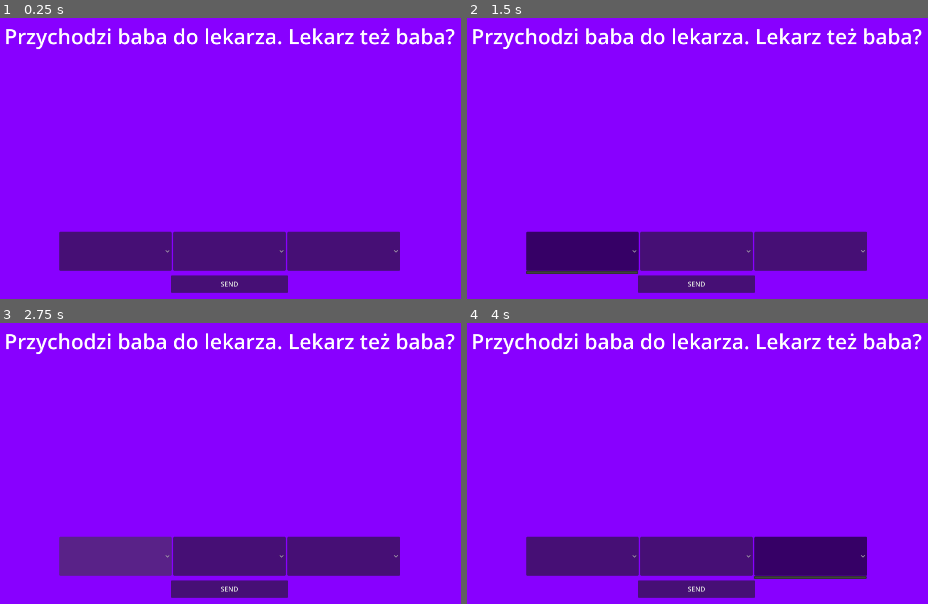
Above: before the commit, frames 1-4 (two rows, left to right).
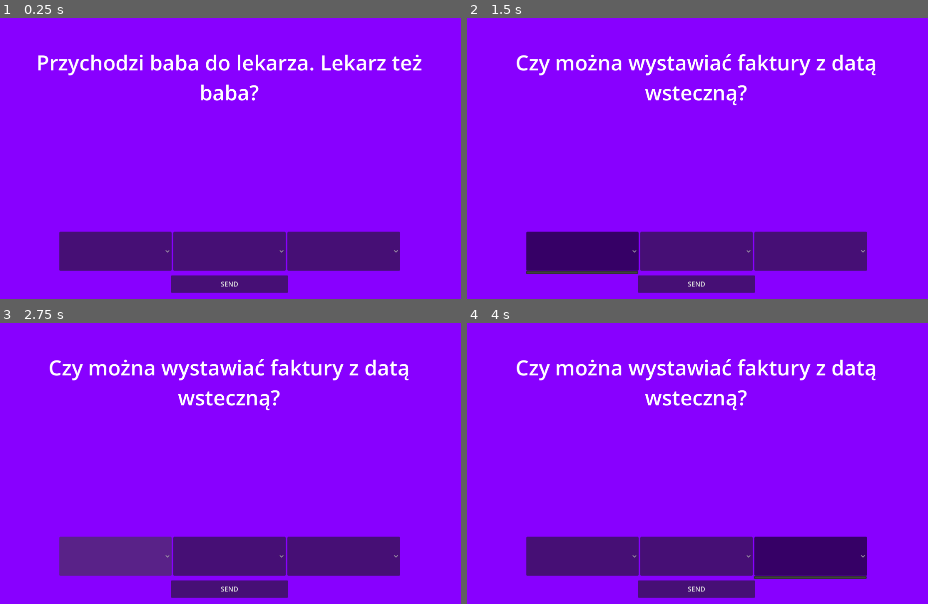
Above: after the commit, the same moments.

Repository: WITEX121/lem-jam-2026
Game: Godot game, scene res://src/managers/prompt_screen.tscn
The game is run twice, just before and just after one commit, with the same random seed, the same clock (stepped at 60 frames per second) and the same inputs. This scene is started directly instead of the project's main scene.
Inputs (mouse positions are in pixels of both pictures, inside the frame that each line leads up to):
- Up to frame 1 (0.25 s): no input
- Up to frame 2 (1.5 s): click "SEND" at 0.5 s; click (582, 251) at 1.25 s
- Up to frame 3 (2.75 s): click (115, 556) at 2 s
- Up to frame 4 (4 s): click (697, 556) at 2.75 s; click (812, 556) at 3.5 s

The runs differ from the first frame. In frame 1, 4.4% of the frame differs, in the area x 1-99%, y 3-30%; in frame 2, 4.5%, in the area x 1-99%, y 3-32%; in frame 3, 4.5%; in frame 4, 4.5%.

Commit message:
Events testing and implementation

Diff:
--- a/const_data/events.tres
+++ b/const_data/events.tres
@@ -8,7 +8,22 @@
 text = "Przychodzi baba do lekarza. Lekarz też baba?"
 metadata/_custom_type_script = "uid://xcyhup3vrg8r"
 
+[sub_resource type="Resource" id="Resource_vwifd"]
+script = ExtResource("1_rs0ti")
+text = "Czy kupienie tańszego papieru do kibla będzie dobrymsposobem na redukcje kosztów w firmie?"
+metadata/_custom_type_script = "uid://xcyhup3vrg8r"
+
+[sub_resource type="Resource" id="Resource_60iut"]
+script = ExtResource("1_rs0ti")
+text = "Czy można wystawiać faktury z datą wsteczną?"
+metadata/_custom_type_script = "uid://xcyhup3vrg8r"
+
+[sub_resource type="Resource" id="Resource_88xcl"]
+script = ExtResource("1_rs0ti")
+text = "Chcę zwolnić samotną matkę z dwójką dzieci, która ma 10 lat stażu w firmie. Czy to legalne jeżeli jest na macierzyńskim?"
+metadata/_custom_type_script = "uid://xcyhup3vrg8r"
+
 [resource]
 script = ExtResource("2_vwifd")
-events = Array[ExtResource("1_rs0ti")]([SubResource("Resource_rs0ti")])
+events = Array[ExtResource("1_rs0ti")]([SubResource("Resource_rs0ti"), SubResource("Resource_vwifd"), SubResource("Resource_60iut"), SubResource("Resource_88xcl")])
 metadata/_custom_type_script = "uid://coc6v5fm1t3s5"
--- a/src/managers/game_manager.gd
+++ b/src/managers/game_manager.gd
@@ -8,5 +8,8 @@
 	get: return _events
 
 func game_start():
+	for i in range(10):
+		events_manager.push_event_random_place(EVENTS.pick_random())
+
 	events_manager.push_event_front(EVENTS[Event.EventId.START_EVENT])
 	events_manager.pop_back_to_current()
--- a/src/managers/prompt_screen.gd
+++ b/src/managers/prompt_screen.gd
@@ -7,12 +7,15 @@
 @onready var user_prompt = %UserPrompt
 
 func _ready() -> void:
-    GameManager.events_manager.event_started.connect(on_event_started)
+	GameManager.events_manager.event_started.connect(on_event_started)
 
-    GameManager.game_start()
+	GameManager.game_start()
 
 func on_event_started(event: Event):
-    user_prompt.text = event.text
-    sentence_begin.select(-1)
-    sentence_fill.select(-1)
-    sentence_end.select(-1)
+	user_prompt.text = event.text
+	sentence_begin.select(-1)
+	sentence_fill.select(-1)
+	sentence_end.select(-1)
+
+func _on_button_pressed() -> void:
+	GameManager.events_manager.pop_back_to_current()
--- a/src/managers/prompt_screen.tscn
+++ b/src/managers/prompt_screen.tscn
@@ -75,13 +75,16 @@
 anchor_top = 0.5
 anchor_right = 0.5
 anchor_bottom = 0.5
-offset_left = -294.5
-offset_top = -191.0
-offset_right = 294.5
-offset_bottom = -7.0
+offset_left = -487.75
+offset_top = -214.0
+offset_right = 487.75
+offset_bottom = 214.0
 grow_horizontal = 2
 grow_vertical = 2
 text = "TESTOWY NAPIS"
 label_settings = SubResource("LabelSettings_0vyci")
 horizontal_alignment = 1
 vertical_alignment = 1
+autowrap_mode = 3
+
+[connection signal="pressed" from="Button" to="." method="_on_button_pressed"]
